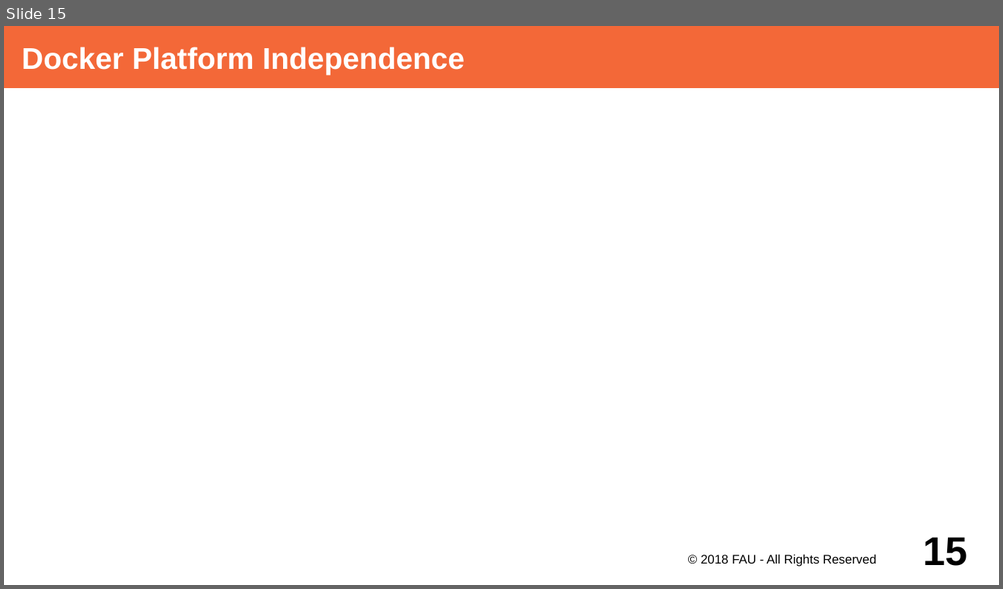
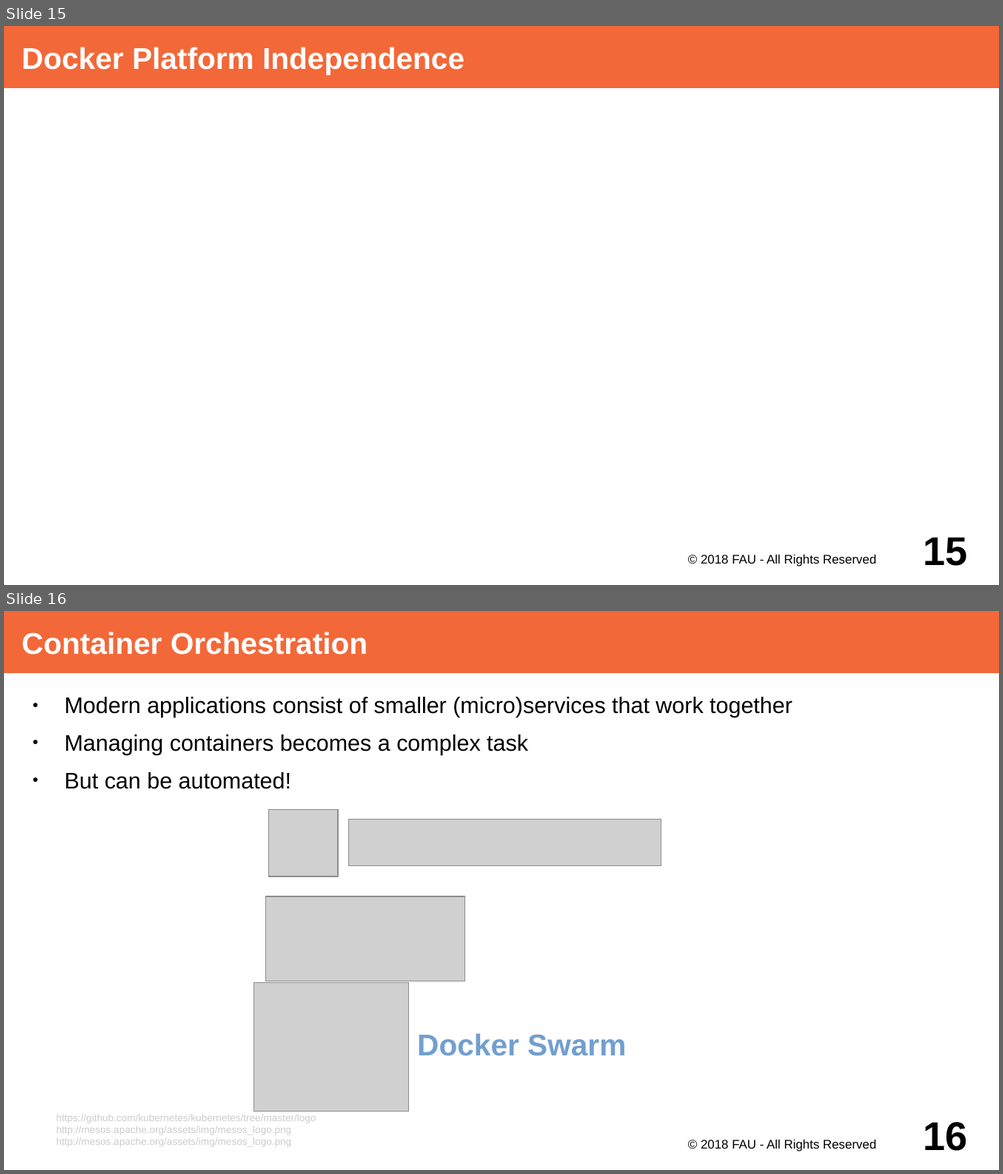
Before and after one commit to dirkriehle/adap-course, a slide deck: Lecture Slides/ADAP Z01 - Containerization.odp. Shown one above the other, each under a label of ours: slide 15 before the commit, slides 15 and 16 after it. The pictures are 1003x589 and 1003x1174 pixels, drawn with LibreOffice and Linux fonts; fonts in the diff are those of the drawing; grey boxes stand for pictures. Boxes give left, top, right and bottom in pixels: in the first picture for what was removed or moved away, otherwise in the second. Text is boxed around its words. In the diff, an @@ line names an element or a change of style, - is before the commit and + after.

Commit message:
Add containerziation slides for layers and orchestration

```diff
--- a/Lecture Slides/ADAP Z01 - Containerization.odp
+++ b/Lecture Slides/ADAP Z01 - Containerization.odp
@@ slide 16 added at <box>4,611,999,1170</box>, background #FFFFFF @@
@@ title added at <box>4,611,999,673</box>, fill #F36838, 24 pt, text #FFFFFF, bold @@
+Container Orchestration
@@ text added at <box>65,697,792,789</box>, 18 pt, text #000000 @@
+● Modern applications consist of smaller (micro)services that work together
+● Managing containers becomes a complex task
+● But can be automated!
@@ picture added at <box>268,809,338,877</box> @@
@@ picture added at <box>349,820,661,866</box> @@
@@ picture added at <box>266,897,465,982</box> @@
@@ picture added at <box>254,982,410,1112</box> @@
@@ text added at <box>417,1034,626,1056</box>, 24 pt, text #729FCF, bold @@
+Docker Swarm
@@ text added at <box>57,1115,316,1147</box>, 8 pt, text #CCCCCC @@
+https://github.com/kubernetes/kubernetes/tree/master/logo
+http://mesos.apache.org/assets/img/mesos_logo.png
+http://mesos.apache.org/assets/img/mesos_logo.png
@@ text added at <box>700,1139,876,1152</box>, 10 pt, text #000000 @@
+© 2018 FAU - All Rights Reserved
@@ page number added at <box>923,1122,967,1151</box>, 32 pt, text #000000, bold @@
+16
```
Also in this commit, not shown: 3 slides changed.
